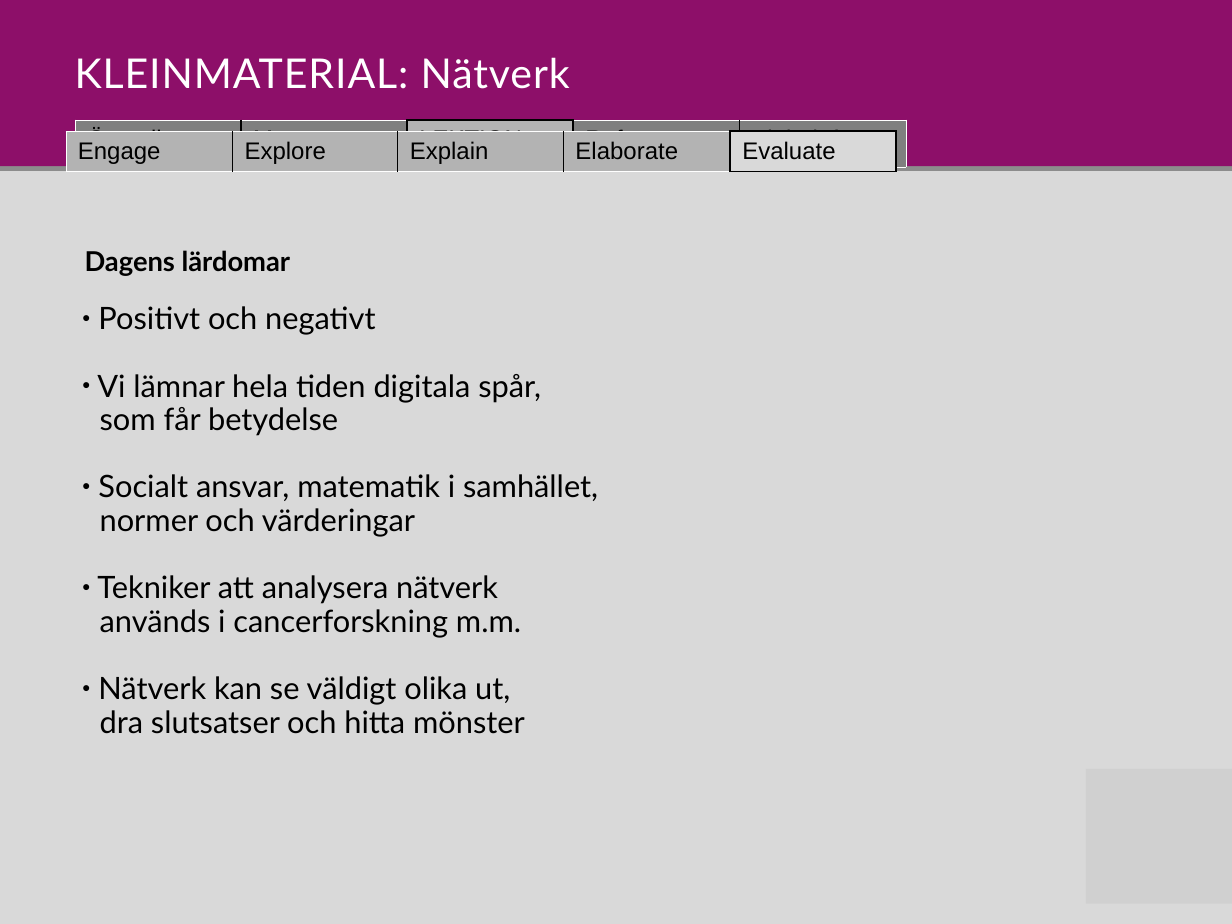
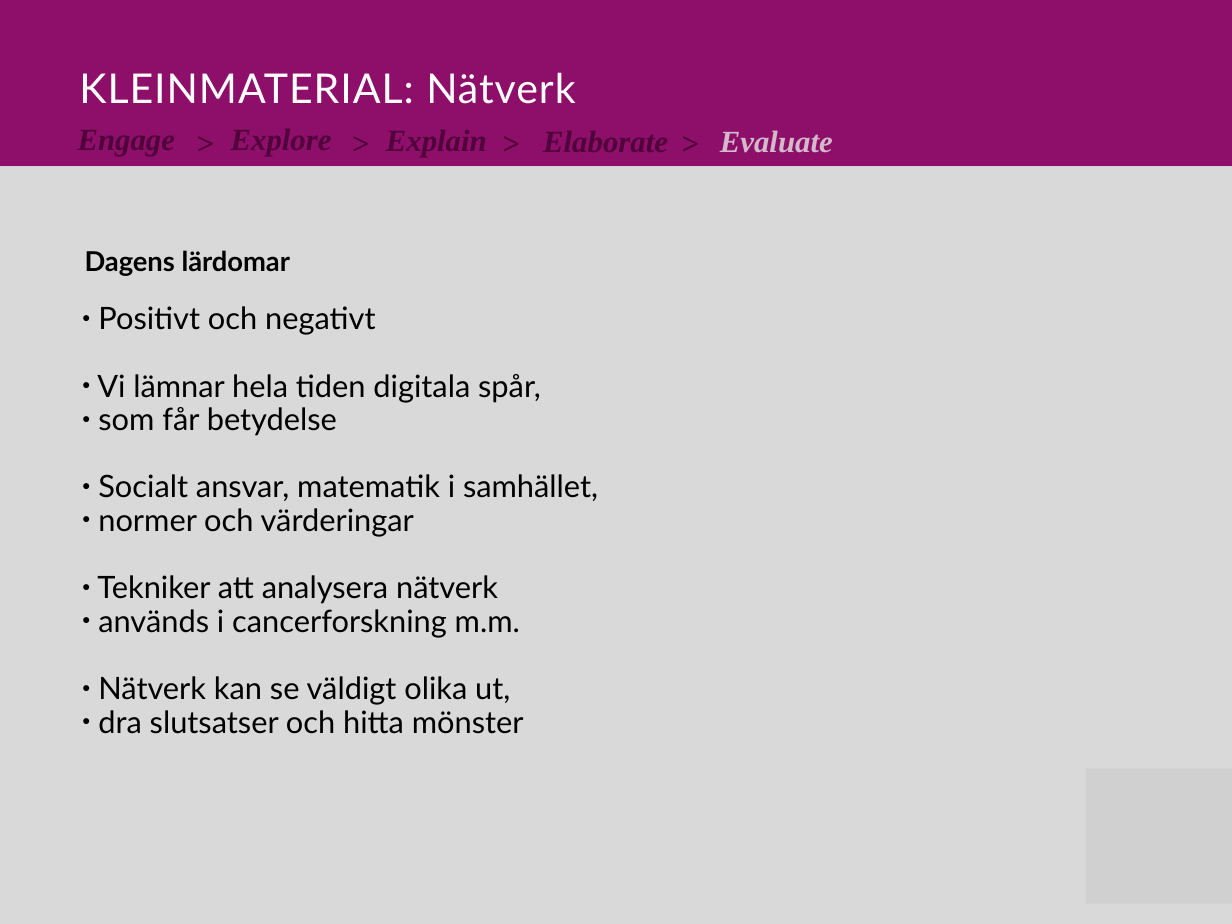
Before and after one commit to Niwsters/teaching-materials-thesis, a slide deck: slide 8 of revisions/2017-nätverk/material_nätverk_revision.pptx. Drawn at 1232x924 pixels with LibreOffice and Linux fonts; fonts in the diff are those of the drawing; grey boxes stand for pictures. Boxes give left, top, right and bottom in pixels: in the first picture for what was removed or moved away, otherwise in the second. Text is boxed around its words. In the diff, an @@ line names an element or a change of style, - is before the commit and + after.

```diff
--- a/revisions/2017-nätverk/material_nätverk_revision.pptx
+++ b/revisions/2017-nätverk/material_nätverk_revision.pptx
@@ text "KLEINMATERIAL: Nätverk" moved from (x1=75, y1=57, x2=570, y2=89) to (x1=79, y1=72, x2=575, y2=104) @@
@@ table removed at (x1=65, y1=131, x2=894, y2=171), 1 rows, 5 columns @@
-Engage | Explore | Explain | Elaborate | Evaluate
@@ table removed at (x1=75, y1=120, x2=907, y2=166), 1 rows, 5 columns @@
-Översikt | Moment | LEKTION | Referenser | Klein-info
@@ text added at (x1=196, y1=123, x2=230, y2=154), 18 pt, text #50003A, bold, italic @@
+>
@@ text added at (x1=351, y1=123, x2=386, y2=154), 18 pt, text #50003A, bold, italic @@
+>
@@ text added at (x1=501, y1=123, x2=536, y2=154), 18 pt, text #50003A, bold, italic @@
+>
@@ text added at (x1=681, y1=123, x2=716, y2=154), 18 pt, text #50003A, bold, italic @@
+>
@@ text added at (x1=720, y1=130, x2=833, y2=153), 18 pt, text #D3B9CB, bold, italic @@
+Evaluate
@@ freeform shape resized from (x1=0, y1=171, x2=1232, y2=924) to (x1=0, y1=166, x2=1232, y2=924) @@
@@ freeform shape removed at (x1=0, y1=166, x2=1232, y2=924) @@
@@ text at (x1=97, y1=374, x2=598, y2=734): text changed @@
-● Vi lämnar hela tiden digitala spår,
-  som får betydelse
-● Socialt ansvar, matematik i samhället,
-  normer och värderingar
-● Tekniker att analysera nätverk
-  används i cancerforskning m.m.
-● Nätverk kan se väldigt olika ut,
-  dra slutsatser och hitta mönster
+● Vi lämnar hela tiden digitala spår,
+● som får betydelse
+● Socialt ansvar, matematik i samhället,
+● normer och värderingar
+● Tekniker att analysera nätverk
+● används i cancerforskning m.m.
+● Nätverk kan se väldigt olika ut,
+● dra slutsatser och hitta mönster
```
Also in this commit, not shown: 9 other slides changed, 2 other files.
